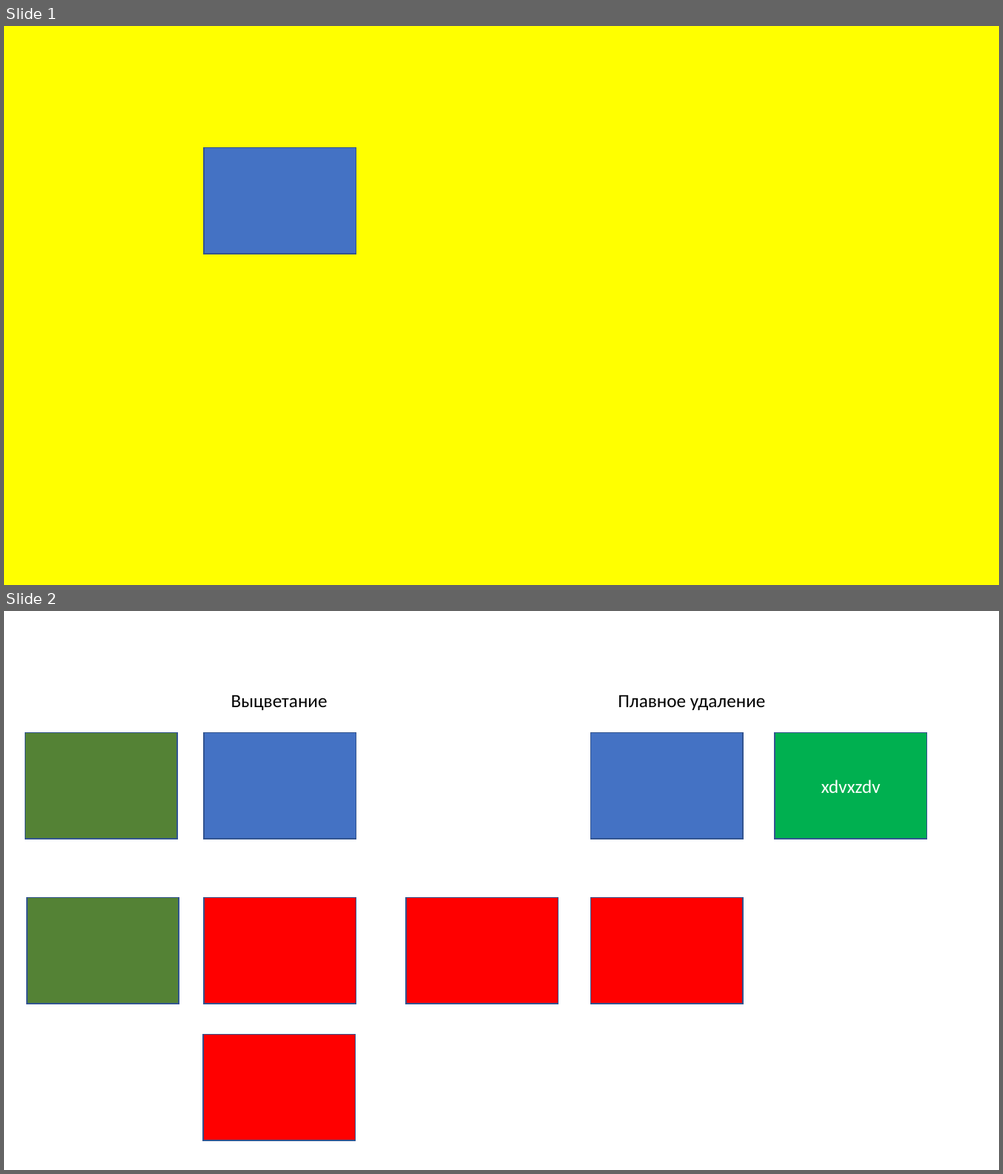
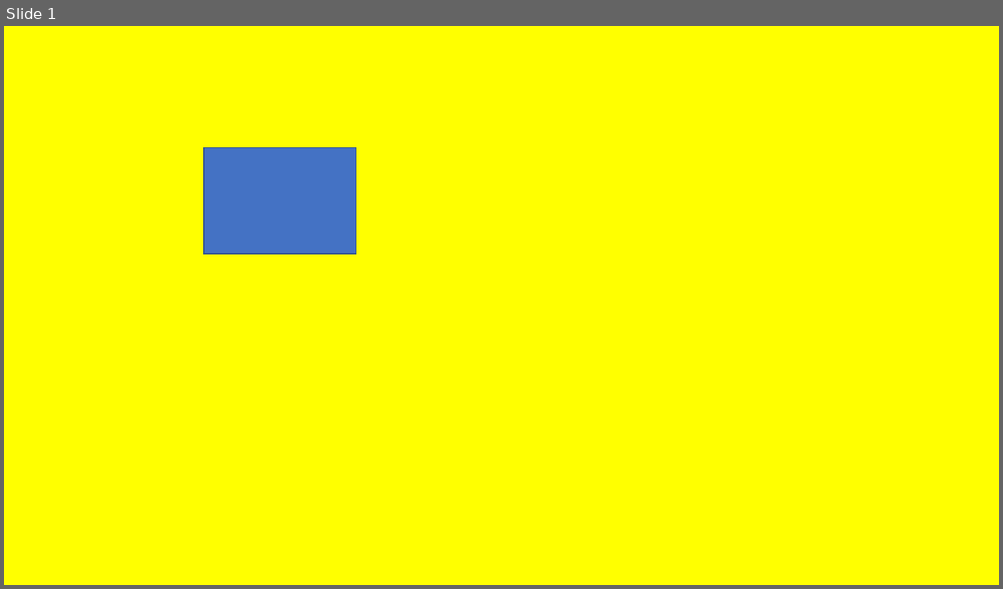
Before and after one commit to aspose-slides/Aspose.Slides-for-C, a slide deck: Showcases/Pptx2VideoConverter/templates/presentation.pptx. Shown one above the other, each under a label of ours: slides 1 and 2 before the commit, slide 1 after it. The pictures are 1003x1174 and 1003x589 pixels, drawn with LibreOffice and Linux fonts; fonts in the diff are those of the drawing. Boxes give left, top, right and bottom in pixels: in the first picture for what was removed or moved away, otherwise in the second. Text is boxed around its words. In the diff, an @@ line names an element or a change of style, - is before the commit and + after.

```diff
--- a/Showcases/Pptx2VideoConverter/templates/presentation.pptx
+++ b/Showcases/Pptx2VideoConverter/templates/presentation.pptx
@@ slide 2 removed at box(4, 611, 999, 1170), background #FFFFFF @@
@@ text removed at box(231, 695, 327, 710) @@
-Выцветание
@@ text removed at box(617, 695, 765, 710) @@
-Плавное удаление
@@ rectangle removed at box(25, 732, 178, 839) @@
@@ rectangle removed at box(204, 732, 356, 839) @@
@@ rectangle removed at box(590, 732, 743, 839) @@
@@ rectangle removed at box(775, 732, 927, 839) @@
-xdvxzdv
@@ rectangle removed at box(27, 898, 179, 1004) @@
@@ rectangle removed at box(204, 898, 356, 1004) @@
@@ rectangle removed at box(406, 898, 558, 1004) @@
@@ rectangle removed at box(590, 898, 743, 1004) @@
@@ rectangle removed at box(203, 1035, 356, 1141) @@
```
Also in this commit, not shown: 2 slides changed, 1 slide added, 7 other files.
